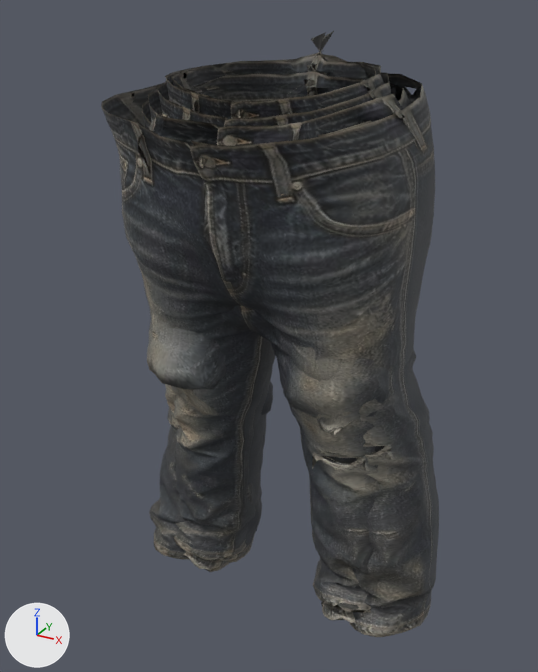
One commit to the glTF model game/public/assets/models/outfit-jeans-t25.glb: the scene before it, then after it.
Both versions are drawn from a 50 mm lens placed at (0.559, -1.025, 1.112), pointed at (-0.012, 0.013, 0.594). Lighting does not change. The marker at lower left points along +X, +Y and +Z. The older version comes first.

The first picture shows 'Outfit_jeans__agent', 'Outfit_jeans__courier', 'Outfit_jeans__heavyset', 'Outfit_jeans__lastshift', 'Outfit_jeans__scavenger', 'Outfit_jeans__tall'.
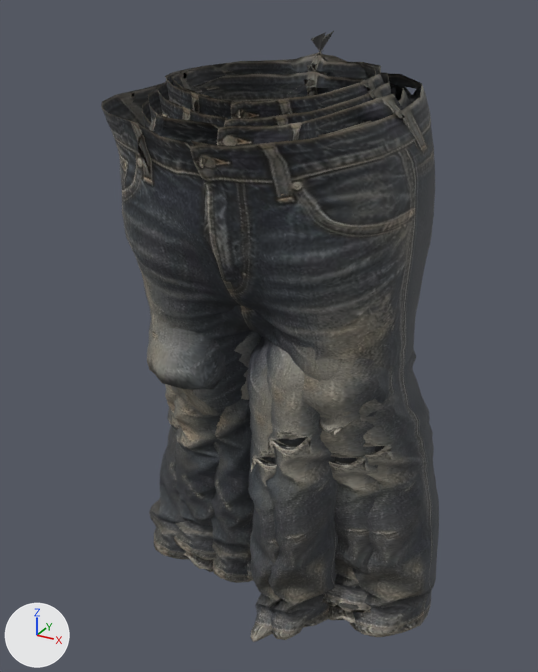
Location of each change, (x1, y1, x2, y2) in pixels of the pictures (538 x 672 px):
```json
{"object": "Outfit_jeans__paleRevenant", "change": "added", "after": [211, 341, 338, 640]}
{"object": "Outfit_jeans__paleGaze", "change": "added", "after": [235, 332, 282, 642]}
```

Scene script edits in JSON lines:
```json
{"op": "add", "block": "me_outfit_jeans__palerevenant", "code": ["me_outfit_jeans__palerevenant = bpy.data.meshes.new('Outfit_jeans__paleRevenant')", "me_outfit_jeans__palerevenant.from_pydata(...)  # 3029 vertices, 5969 faces; spans x -0.174..0.175, y -0.133..0.176, z 0.054..0.97", "me_outfit_jeans__palerevenant.materials.append(mat_outfit_jeansmaterial)"]}
{"op": "add", "block": "me_outfit_jeans__palegaze", "code": ["me_outfit_jeans__palegaze = bpy.data.meshes.new('Outfit_jeans__paleGaze')", "me_outfit_jeans__palegaze.from_pydata(...)  # 3029 vertices, 5969 faces; spans x -0.161..0.159, y -0.153..0.165, z 0.053..0.954", "me_outfit_jeans__palegaze.materials.append(mat_outfit_jeansmaterial)"]}
{"op": "add", "block": "ob_outfit_jeans__palerevenant", "code": ["ob_outfit_jeans__palerevenant = bpy.data.objects.new('Outfit_jeans__paleRevenant', me_outfit_jeans__palerevenant)", "ob_outfit_jeans__palerevenant.location = (0.0, 0.0, 0.0)"]}
{"op": "add", "block": "ob_outfit_jeans__palegaze", "code": ["ob_outfit_jeans__palegaze = bpy.data.objects.new('Outfit_jeans__paleGaze', me_outfit_jeans__palegaze)", "ob_outfit_jeans__palegaze.location = (0.0, 0.0, 0.0)"]}
```
